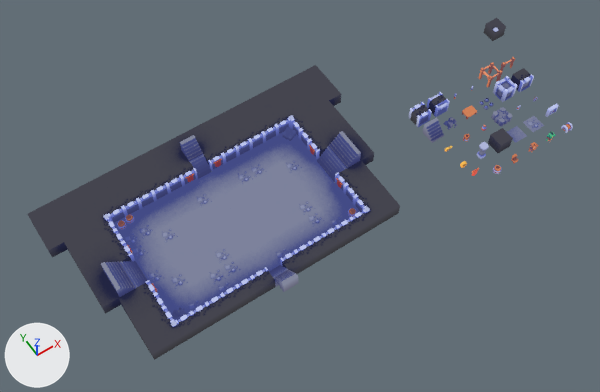
The Blender file art/arena.blend as it was, and as the next commit left it.
Rendered twice from a camera (50 mm lens) standing at (-11.0, -23.3, 44.1) and looking at (4.3, -0.4, -0.4). Lighting does not change. The marker at lower left points along +X, +Y and +Z. The older version comes first.

The scene before the commit, as lines of its bpy script (objects in view):
```python
```
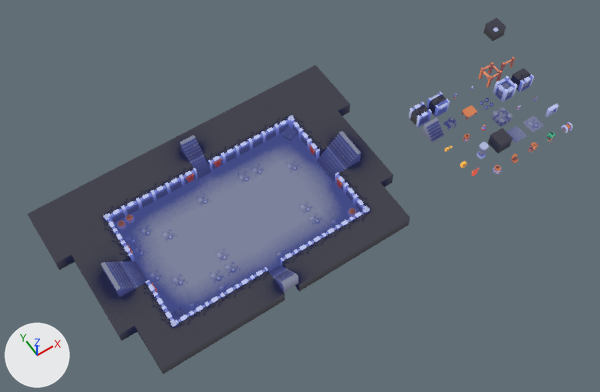
Pixel boxes [x1, y1, x2, y2] of what changed, in the pictures (600 x 392 px):
'dirt-fill.003', added: after [152, 345, 179, 374]
'dirt-fill.001', added: after [111, 312, 137, 341]
'dirt-fill.004', added: after [168, 335, 195, 364]
'dirt-fill.005', added: after [184, 326, 210, 355]
'dirt-fill.006', added: after [200, 317, 225, 345]
'dirt-fill', added: after [48, 242, 75, 270]
'dirt-fill.007', added: after [215, 307, 241, 336]
'dirt-fill.008', added: after [231, 298, 256, 327]
'dirt-fill.009', added: after [246, 289, 270, 317]
'dirt-fill.010', added: after [261, 281, 285, 309]
'dirt-fill.012', added: after [304, 255, 328, 282]
'dirt-fill.013', added: after [318, 246, 342, 274]
'dirt-fill.014', added: after [333, 238, 356, 265]
'dirt-fill.011', added: after [292, 263, 314, 291]
'dirt-fill.015', added: after [347, 230, 370, 257]
'dirt-fill.016', added: after [360, 222, 383, 249]
'dirt-fill.017', added: after [374, 214, 397, 241]
'dirt-fill.018', added: after [387, 206, 410, 232]
'dirt-fill.002', added: after [102, 299, 126, 326]
'dirt-fill.019', added: after [371, 164, 393, 187]
'dirt-fill.021', added: after [329, 94, 350, 116]
'dirt-fill.020', added: after [362, 153, 383, 171]

Patch to the scene script:
```diff
--- a/art/arena.blend.py
+++ b/art/arena.blend.py
@@ ob_dirt_fill_021 @@
+ob_dirt_fill_021 = bpy.data.objects.new('dirt-fill.021', me_scene_011)
+ob_dirt_fill_021.location = (10.0, 3.5, 0.0)
+ob_dirt_fill_021.rotation_euler = (1.571, 0.0, 3.142)  # degrees (90, 0, 180)
+ob_dirt_fill_021.scale = (0.01, 0.01, 0.01)
@@ ob_dirt_fill_020 @@
+ob_dirt_fill_020 = bpy.data.objects.new('dirt-fill.020', me_scene_011)
+ob_dirt_fill_020.location = (9.0, -1.5, 0.0)
+ob_dirt_fill_020.rotation_euler = (1.571, 0.0, 0.0)  # degrees (90, 0, 0)
+ob_dirt_fill_020.scale = (0.01, 0.01, 0.01)
@@ ob_dirt_fill_019 @@
+ob_dirt_fill_019 = bpy.data.objects.new('dirt-fill.019', me_scene_011)
+ob_dirt_fill_019.location = (9.0, -2.5, 0.0)
+ob_dirt_fill_019.rotation_euler = (1.571, 0.0, 1.571)  # degrees (90, 0, 90)
+ob_dirt_fill_019.scale = (0.01, 0.01, 0.01)
@@ ob_dirt_fill_018 @@
+ob_dirt_fill_018 = bpy.data.objects.new('dirt-fill.018', me_scene_011)
+ob_dirt_fill_018.location = (8.0, -5.5, 0.0)
+ob_dirt_fill_018.rotation_euler = (1.571, 0.0, 0.0)  # degrees (90, 0, 0)
+ob_dirt_fill_018.scale = (0.01, 0.01, 0.01)
@@ ob_dirt_fill_017 @@
+ob_dirt_fill_017 = bpy.data.objects.new('dirt-fill.017', me_scene_011)
+ob_dirt_fill_017.location = (7.0, -5.5, 0.0)
+ob_dirt_fill_017.rotation_euler = (1.571, 0.0, 1.571)  # degrees (90, 0, 90)
+ob_dirt_fill_017.scale = (0.01, 0.01, 0.01)
@@ ob_dirt_fill_016 @@
+ob_dirt_fill_016 = bpy.data.objects.new('dirt-fill.016', me_scene_011)
+ob_dirt_fill_016.location = (6.0, -5.5, 0.0)
+ob_dirt_fill_016.rotation_euler = (1.571, 0.0, 3.142)  # degrees (90, 0, 180)
+ob_dirt_fill_016.scale = (0.01, 0.01, 0.01)
@@ ob_dirt_fill_015 @@
+ob_dirt_fill_015 = bpy.data.objects.new('dirt-fill.015', me_scene_011)
+ob_dirt_fill_015.location = (5.0, -5.5, 0.0)
+ob_dirt_fill_015.rotation_euler = (1.571, 0.0, 1.571)  # degrees (90, 0, 90)
+ob_dirt_fill_015.scale = (0.01, 0.01, 0.01)
@@ ob_dirt_fill_014 @@
+ob_dirt_fill_014 = bpy.data.objects.new('dirt-fill.014', me_scene_011)
+ob_dirt_fill_014.location = (4.0, -5.5, 0.0)
+ob_dirt_fill_014.rotation_euler = (1.571, 0.0, 3.142)  # degrees (90, 0, 180)
+ob_dirt_fill_014.scale = (0.01, 0.01, 0.01)
@@ ob_dirt_fill_013 @@
+ob_dirt_fill_013 = bpy.data.objects.new('dirt-fill.013', me_scene_011)
+ob_dirt_fill_013.location = (3.0, -5.5, 0.0)
+ob_dirt_fill_013.rotation_euler = (1.571, 0.0, 4.712)  # degrees (90, 0, 270)
+ob_dirt_fill_013.scale = (0.01, 0.01, 0.01)
@@ ob_dirt_fill_012 @@
+ob_dirt_fill_012 = bpy.data.objects.new('dirt-fill.012', me_scene_011)
+ob_dirt_fill_012.location = (2.0, -5.5, 0.0)
+ob_dirt_fill_012.rotation_euler = (1.571, 0.0, 1.571)  # degrees (90, 0, 90)
+ob_dirt_fill_012.scale = (0.01, 0.01, 0.01)
@@ ob_dirt_fill_011 @@
+ob_dirt_fill_011 = bpy.data.objects.new('dirt-fill.011', me_scene_011)
+ob_dirt_fill_011.location = (1.0, -5.5, 0.0)
+ob_dirt_fill_011.rotation_euler = (1.571, 0.0, 0.0)  # degrees (90, 0, 0)
+ob_dirt_fill_011.scale = (0.01, 0.01, 0.01)
@@ ob_dirt_fill_010 @@
+ob_dirt_fill_010 = bpy.data.objects.new('dirt-fill.010', me_scene_011)
+ob_dirt_fill_010.location = (-1.0, -5.5, 0.0)
+ob_dirt_fill_010.rotation_euler = (1.571, 0.0, 1.571)  # degrees (90, 0, 90)
+ob_dirt_fill_010.scale = (0.01, 0.01, 0.01)
@@ ob_dirt_fill_009 @@
+ob_dirt_fill_009 = bpy.data.objects.new('dirt-fill.009', me_scene_011)
+ob_dirt_fill_009.location = (-2.0, -5.5, 0.0)
+ob_dirt_fill_009.rotation_euler = (1.571, 0.0, 4.712)  # degrees (90, 0, 270)
+ob_dirt_fill_009.scale = (0.01, 0.01, 0.01)
@@ ob_dirt_fill_008 @@
+ob_dirt_fill_008 = bpy.data.objects.new('dirt-fill.008', me_scene_011)
+ob_dirt_fill_008.location = (-3.0, -5.5, 0.0)
+ob_dirt_fill_008.rotation_euler = (1.571, 0.0, 3.142)  # degrees (90, 0, 180)
+ob_dirt_fill_008.scale = (0.01, 0.01, 0.01)
@@ ob_dirt_fill_007 @@
+ob_dirt_fill_007 = bpy.data.objects.new('dirt-fill.007', me_scene_011)
+ob_dirt_fill_007.location = (-4.0, -5.5, 0.0)
+ob_dirt_fill_007.rotation_euler = (1.571, 0.0, 4.712)  # degrees (90, 0, 270)
+ob_dirt_fill_007.scale = (0.01, 0.01, 0.01)
@@ ob_dirt_fill_006 @@
+ob_dirt_fill_006 = bpy.data.objects.new('dirt-fill.006', me_scene_011)
+ob_dirt_fill_006.location = (-5.0, -5.5, 0.0)
+ob_dirt_fill_006.rotation_euler = (1.571, 0.0, 3.142)  # degrees (90, 0, 180)
+ob_dirt_fill_006.scale = (0.01, 0.01, 0.01)
@@ ob_dirt_fill_005 @@
+ob_dirt_fill_005 = bpy.data.objects.new('dirt-fill.005', me_scene_011)
+ob_dirt_fill_005.location = (-6.0, -5.5, 0.0)
+ob_dirt_fill_005.rotation_euler = (1.571, 0.0, 0.0)  # degrees (90, 0, 0)
+ob_dirt_fill_005.scale = (0.01, 0.01, 0.01)
@@ ob_dirt_fill_004 @@
+ob_dirt_fill_004 = bpy.data.objects.new('dirt-fill.004', me_scene_011)
+ob_dirt_fill_004.location = (-7.0, -5.5, 0.0)
+ob_dirt_fill_004.rotation_euler = (1.571, 0.0, 4.712)  # degrees (90, 0, 270)
+ob_dirt_fill_004.scale = (0.01, 0.01, 0.01)
@@ ob_dirt_fill_003 @@
+ob_dirt_fill_003 = bpy.data.objects.new('dirt-fill.003', me_scene_011)
+ob_dirt_fill_003.location = (-8.0, -5.5, 0.0)
+ob_dirt_fill_003.rotation_euler = (1.571, 0.0, 1.571)  # degrees (90, 0, 90)
+ob_dirt_fill_003.scale = (0.01, 0.01, 0.01)
@@ ob_dirt_fill_002 @@
+ob_dirt_fill_002 = bpy.data.objects.new('dirt-fill.002', me_scene_011)
+ob_dirt_fill_002.location = (-9.0, -1.5, 0.0)
+ob_dirt_fill_002.rotation_euler = (1.571, 0.0, 3.142)  # degrees (90, 0, 180)
+ob_dirt_fill_002.scale = (0.01, 0.01, 0.01)
@@ ob_dirt_fill_001 @@
+ob_dirt_fill_001 = bpy.data.objects.new('dirt-fill.001', me_scene_011)
+ob_dirt_fill_001.location = (-9.0, -2.5, 0.0)
+ob_dirt_fill_001.rotation_euler = (1.571, 0.0, 3.142)  # degrees (90, 0, 180)
+ob_dirt_fill_001.scale = (0.01, 0.01, 0.01)
@@ ob_dirt_fill @@
+ob_dirt_fill = bpy.data.objects.new('dirt-fill', me_scene_011)
+ob_dirt_fill.location = (-10.0, 3.5, 0.0)
+ob_dirt_fill.rotation_euler = (1.571, 0.0, 4.712)  # degrees (90, 0, 270)
+ob_dirt_fill.scale = (0.01, 0.01, 0.01)
```
